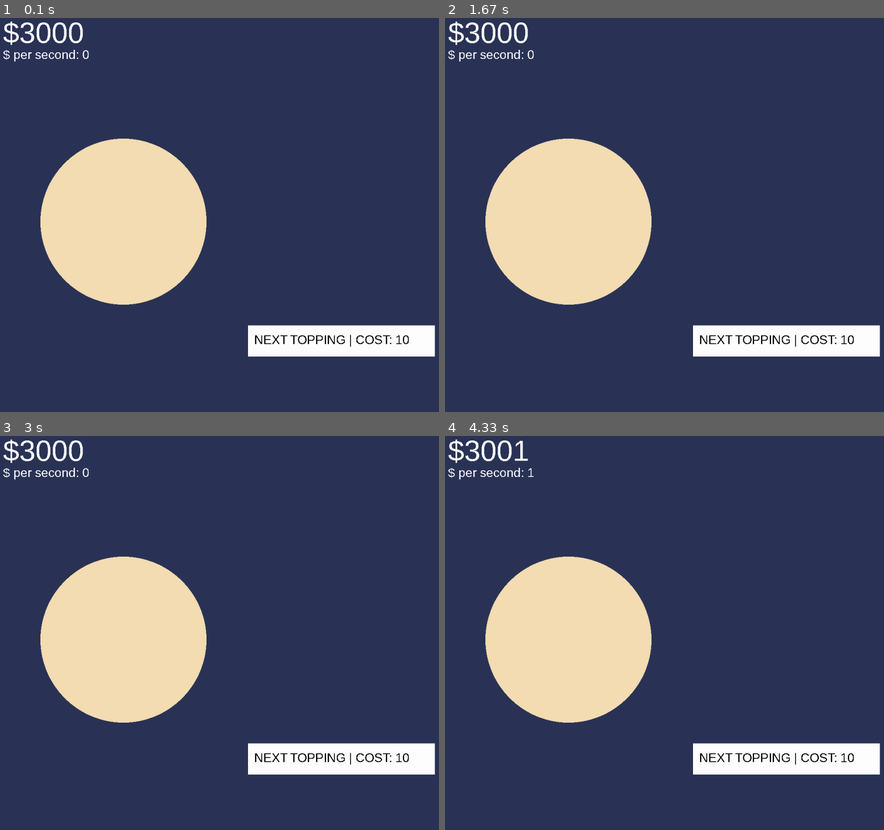
Above: before the commit, frames 1-4 (two rows, left to right).
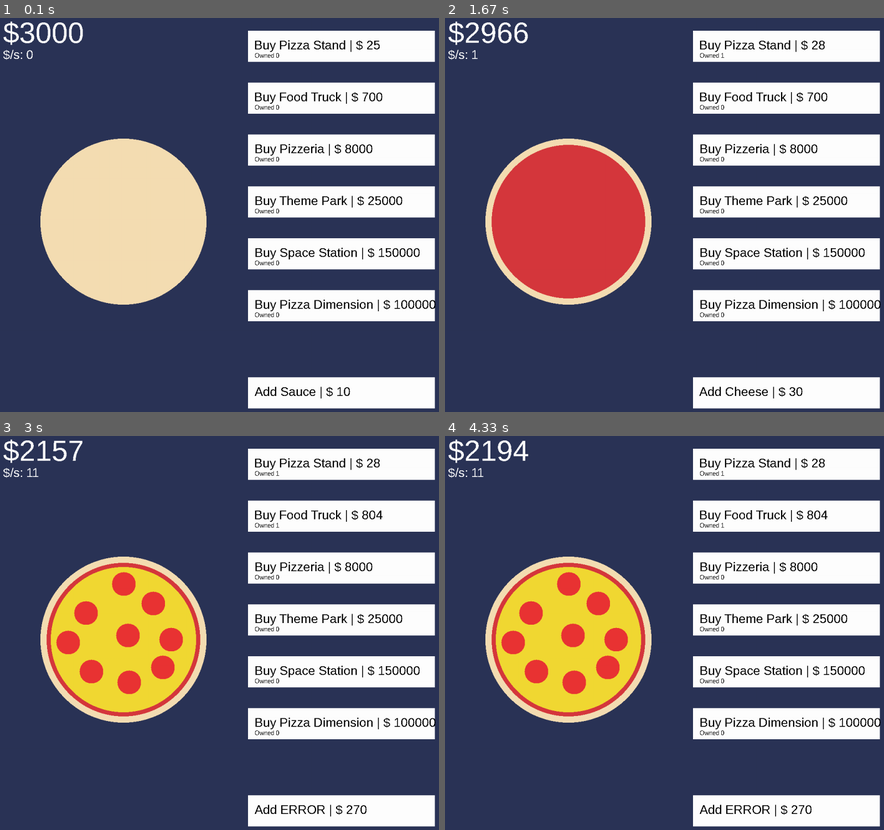
Above: after the commit, the same moments.

Repository: my-dimons/Genius-Hour-2024-Pygame
Game: pygame game, started from games/pizza-clicker/pizza_clicker.py
The game is run twice, just before and just after one commit, with the same random seed, the same clock (stepped at 60 frames per second) and the same inputs.
Inputs (mouse positions are in pixels of both pictures, inside the frame that each line leads up to):
- Up to frame 1 (0.1 s): no input
- Up to frame 2 (1.67 s): click (787, 45) at 0.38 s, where only the run after the commit has a clickable "Owned 0"; click (787, 392) at 0.72 s, where only the run after the commit has a clickable "Add Sauce | $ 10"; click (787, 148) at 1.05 s, where only the run after the commit has a clickable "Owned 0"; click (752, 258) at 1.38 s
- Up to frame 3 (3 s): click (259, 499) at 1.72 s; click (342, 810) at 2.05 s, where only the run after the commit has a clickable "Add Cheese | $ 30"; click (342, 810) at 2.38 s, where only the run after the commit has a clickable "Add Pepperoni | $ 90"; click (346, 609) at 2.72 s
- Up to frame 4 (4.33 s): click (532, 680) at 3.55 s; click (866, 719) at 3.88 s; click (787, 810) at 4.22 s, where only the run after the commit has a clickable "Add ERROR | $ 270"

The runs differ from the first frame. In frame 1, 27% of the frame differs, in the area x 2-100%, y 3-100%; in frame 2, 38%; in frame 3, 38%, in the area x 2-100%, y 1-100%; in frame 4, 38%.

Commit message:
added $/s buildings

Diff:
--- a/games/pizza-clicker/pizza_clicker.py
+++ b/games/pizza-clicker/pizza_clicker.py
@@ -19,27 +19,53 @@
 PIZZA_RADIUS = 200 #SCALABLE
 PIZZA_POS = WIDTH/4, HEIGHT/2
 
-#UPGRADES
+#BUTTONS
+BUTTON_WIDTH = 450
+BUTTON_HEIGHT = 75
+# upgrades
 MULTIPLIER_ADD = 1
-UPGRADE_COST = 10
-UPGRADE_COST_INCREASE = 1.75
-UPGRADE_WIDTH = 450
-UPGRADE_HEIGHT = 75
+UPGRADE_COST = 50
+UPGRADE_COST_INCREASE = 3
+
+#$/S BUILDINGS
+BUILDING_PRICE_INCREASE = 1.15
+# pizza stand
+PIZZA_STAND_BASE_PRICE = 25
+PIZZA_STAND_BUTTON = pygame.Rect(WIDTH/2, HEIGHT/8 * 0 + 40, BUTTON_WIDTH, BUTTON_HEIGHT)
+# food truck
+FOOD_TRUCK_BASE_PRICE = 700
+FOOD_TRUCK_BUTTON = pygame.Rect(WIDTH/2, HEIGHT/8 * 1 + 40, BUTTON_WIDTH, BUTTON_HEIGHT)
+# pizzeria
+PIZZERIA_BASE_PRICE = 8000
+PIZZERIA_BUTTON = pygame.Rect(WIDTH/2, HEIGHT/8 * 2 + 40, BUTTON_WIDTH, BUTTON_HEIGHT)
+# theme park
+THEME_PARK_BASE_PRICE = 25000
+THEME_PARK_BUTTON = pygame.Rect(WIDTH/2, HEIGHT/8 * 3 + 40, BUTTON_WIDTH, BUTTON_HEIGHT)
+# space station
+SPACE_STATION_BASE_PRICE = 150000
+SPACE_STATION_BUTTON = pygame.Rect(WIDTH/2, HEIGHT/8 * 4 + 40, BUTTON_WIDTH, BUTTON_HEIGHT)
+# pizza dimension
+PIZZA_DIMENSION_BASE_PRICE = 100000
+PIZZA_DIMENSION_BUTTON = pygame.Rect(WIDTH/2, HEIGHT/8 * 5 + 40, BUTTON_WIDTH, BUTTON_HEIGHT)
 
 #TOPPINGS
+# sauce
 SAUCE_RADIUS = PIZZA_RADIUS - 15
+# cheese
 CHEESE_RADIUS = PIZZA_RADIUS - 25
-
+# pepperoni
 PEPPERONI_SIZE = 3.5
 PEPPERONI_DIMENSIONS = PIZZA_RADIUS/PEPPERONI_SIZE
 TOPPING_VARIANCE = 18
 PEPPERONI_IMAGE = pygame.image.load(os.path.join('games', 'pizza-clicker', 'assets', 'pepperoni.png'))
 PEPPERONI = pygame.transform.scale(PEPPERONI_IMAGE, (PEPPERONI_DIMENSIONS, PEPPERONI_DIMENSIONS))
+# mushrooms
+#nothin here yet
 
 SAUCE_UNLOCKED = False
 CHEESE_UNLOCKED = False
 PEPPERONI_UNLOCKED = False
-
+MAX_TOPPINGS = 3 # count all the toppings
 
 
 #CURRANCY
@@ -52,8 +78,37 @@
 pygame.display.set_caption("work pls")
 
 def main():
+    get_global_buildings()
     # Calculate all the topping variation
     pepperoni_variation = calculate_topping_variation()
+
+    # Buildings
+    building_buttons = [(PIZZA_STAND_BUTTON, "Pizza Stand"),
+                 (FOOD_TRUCK_BUTTON, "Food Truck"),
+                 (PIZZERIA_BUTTON, "Pizzeria"),
+                 (THEME_PARK_BUTTON, "Theme Park"),
+                 (SPACE_STATION_BUTTON, "Space Station"),
+                 (PIZZA_DIMENSION_BUTTON, "Pizza Dimension")]
+    #Building Variables
+    pizza_stands_owned = 0
+    pizza_stand_price = PIZZA_STAND_BASE_PRICE
+    pizza_stand_money = 1
+    food_trucks_owned = 0
+    food_truck_price = FOOD_TRUCK_BASE_PRICE
+    food_truck_money = 10
+    pizzerias_owned = 0
+    pizzeria_price = PIZZERIA_BASE_PRICE
+    pizzeria_money = 50
+    theme_parks_owned = 0
+    theme_park_price = THEME_PARK_BASE_PRICE
+    theme_park_money = 350
+    space_stations_owned = 0
+    space_station_price = SPACE_STATION_BASE_PRICE
+    space_station_money = 1500
+    pizza_dimensions_owned = 0
+    pizza_dimension_price = PIZZA_DIMENSION_BASE_PRICE
+    pizza_dimension_money = 4000
+    #Building Variables
 
     # Money
     money = 3000
@@ -65,12 +120,12 @@
     # Pizza
     toppings_unlocked = 0
     pizza = pygame.draw.circle(WIN, BROWN, PIZZA_POS, PIZZA_RADIUS)
-    upgrade_multiplier = pygame.Rect(WIDTH/2, HEIGHT - HEIGHT/4, UPGRADE_WIDTH, UPGRADE_HEIGHT)
+    upgrade_multiplier_button = pygame.Rect(WIDTH/2, HEIGHT - HEIGHT/8, BUTTON_WIDTH, BUTTON_HEIGHT)
 
     # Font
     font = pygame.font.SysFont('Arial', 70)
     small_font = pygame.font.SysFont('Arial', 30)
-
+    super_small_font = pygame.font.SysFont('Arial', 15)
     # Timers
     money_per_second_interval = 1000 # 1 seconds
     money_per_second_timer = pygame.USEREVENT + 1
@@ -97,8 +152,8 @@
                     print("---MONEY---")
 
                 # Upgrade clicking
-                if upgrade_multiplier.collidepoint(mouse_pos):
-                    if(money >= multiplier_cost):
+                if upgrade_multiplier_button.collidepoint(mouse_pos):
+                    if money >= multiplier_cost and toppings_unlocked < MAX_TOPPINGS:
                         money_muliplier *= 2.5
                         money -= int(multiplier_cost)
 
@@ -113,30 +168,80 @@
                         print("")
                         print("---MULTIPLIER---")
                     else:
-                        print("ERROR, NOT ENOUGH MONEY")
+                        print("ERROR, NOT ENOUGH MONEY/MAX UPGRADES")
+                # Buy $/s building
+                if building_buttons[0][0].collidepoint(mouse_pos):
+                    pizza_stands_owned, pizza_stand_price, money = buy_building(pizza_stands_owned, pizza_stand_price, money)
+                if building_buttons[1][0].collidepoint(mouse_pos):
+                    food_trucks_owned, food_truck_price, money = buy_building(food_trucks_owned, food_truck_price, money)
+                if building_buttons[2][0].collidepoint(mouse_pos):
+                    pizzerias_owned, pizzeria_price, money = buy_building(pizzerias_owned, pizzeria_price, money)
+                if building_buttons[3][0].collidepoint(mouse_pos):
+                    theme_parks_owned, theme_park_price, money = buy_building(theme_parks_owned, theme_park_price, money)
+                if building_buttons[4][0].collidepoint(mouse_pos):
+                    space_stations_owned, space_station_price, money = buy_building(space_stations_owned, space_station_price, money)
+                if building_buttons[5][0].collidepoint(mouse_pos):
+                    pizza_dimensions_owned, pizza_dimension_price, money = buy_building(pizza_dimensions_owned, pizza_dimension_price, money)
+                money_per_second = calculate_money_per_second(pizza_stands_owned,
+                                                              pizza_stand_money,
+                                                              food_trucks_owned,
+                                                              food_truck_money,
+                                                              pizzerias_owned,
+                                                              pizzeria_money,
+                                                              theme_parks_owned,
+                                                              theme_park_money,
+                                                              space_stations_owned,
+                                                              space_station_money,
+                                                              pizza_dimensions_owned,
+                                                              pizza_dimension_money)
 
             # Calculates the money per second
             elif event.type == money_per_second_timer:
-                money_per_second = money_per_second_count # (var changes when money is added)
-                money_per_second_count = 0
-                print("MONEY PER SECOND: " + str(money_per_second))
+                money += money_per_second
 
             if event.type == pygame.QUIT:
                 run = False
         # Text
+        money_per_second_text = small_font.render('$/s: ' + str(int(money_per_second)), False, WHITE)
+
         money_text = font.render('$' + str(int(money)), False, WHITE)
-        money_per_second_text = small_font.render('$ per second: ' + str(int(money_per_second)), False, WHITE)
-        upgrade_text = small_font.render('NEXT TOPPING | COST: ' + str(int(multiplier_cost)), False, BLACK)
-
-        draw_window(money_text           ,
-                    upgrade_text         ,
-                    upgrade_multiplier   ,
-                    toppings_unlocked    ,
+        topping_upgrade_text = small_font.render('Add ' + next_topping(toppings_unlocked) + ' | $ ' + str(int(multiplier_cost)), False, BLACK)
+        building_buy_text = [small_font.render('Buy ' + building_buttons[0][1] + ' | $ ' + str(int(pizza_stand_price)), False, BLACK),
+                             small_font.render('Buy ' + building_buttons[1][1] + ' | $ ' + str(int(food_truck_price)), False, BLACK),
+                             small_font.render('Buy ' + building_buttons[2][1] + ' | $ ' + str(int(pizzeria_price)), False, BLACK),
+                             small_font.render('Buy ' + building_buttons[3][1] + ' | $ ' + str(int(theme_park_price)), False, BLACK),
+                             small_font.render('Buy ' + building_buttons[4][1] + ' | $ ' + str(int(space_station_price)), False, BLACK),
+                             small_font.render('Buy ' + building_buttons[5][1] + ' | $ ' + str(int(pizza_dimension_price)), False, BLACK)]
+        buildings_owned_text = [super_small_font.render('Owned ' + str(pizza_stands_owned) , False, BLACK),
+                                super_small_font.render('Owned ' + str(food_trucks_owned) , False, BLACK),
+                                super_small_font.render('Owned ' + str(pizzerias_owned) , False, BLACK),
+                                super_small_font.render('Owned ' + str(theme_parks_owned) , False, BLACK),
+                                super_small_font.render('Owned ' + str(space_stations_owned) , False, BLACK),
+                                super_small_font.render('Owned ' + str(pizza_dimensions_owned) , False, BLACK)]
+
+        draw_window(money_text,
+                    topping_upgrade_text,
+                    upgrade_multiplier_button,
+                    toppings_unlocked,
                     money_per_second_text,
-                    pepperoni_variation  )
-
-
-def draw_window(money_text, upgrade_text, upgrade_multiplier_button, toppings_unlocked, money_per_second, pepperoni_variation): #UPDATE DISPLAY
+                    pepperoni_variation,
+                    building_buy_text,
+                    building_buttons,
+                    buildings_owned_text)
+
+def buy_building(owned, price, money):
+    global BUILDING_PRICE_INCREASE
+    if money > price:
+        money -= price
+        price *= BUILDING_PRICE_INCREASE
+        owned += 1
+        print("BOUGHT BUILDING")
+        return owned, price, money
+    else:
+        print("NOT ENOUGH MONEY")
+        return owned, price, money
+
+def draw_window(money_text, upgrade_text, button, toppings_unlocked, money_per_second, pepperoni_variation, building_text, buildings, buildings_owned_text): #UPDATE DISPLAY
     WIN.fill(BACKGROUND_COLOR)
 
     # Render pizza with toppings
@@ -146,12 +251,63 @@
     WIN.blit(money_per_second, (10, 80))
     WIN.blit(money_text, (10, 5))
 
+    render_building_buttons(building_text, buildings_owned_text, buildings)
+
     # Render upgrade button
-    pygame.draw.rect(WIN, WHITE, pygame.Rect(upgrade_multiplier_button.x, upgrade_multiplier_button.y, upgrade_multiplier_button.width, upgrade_multiplier_button.height)) # upgrade button
-    upgrade_text_rect = upgrade_text.get_rect(center=(upgrade_multiplier_button.x + upgrade_text.get_rect().width/2 + 15, upgrade_multiplier_button.y + upgrade_text.get_rect().height)) # upgrade text
+    pygame.draw.rect(WIN, WHITE, pygame.Rect(button.x, button.y, button.width, button.height)) # upgrade button
+    upgrade_text_rect = upgrade_text.get_rect(center=(button.x + upgrade_text.get_rect().width/2 + 15, button.y + upgrade_text.get_rect().height)) # upgrade text
     WIN.blit(upgrade_text, upgrade_text_rect)
 
     pygame.display.update()
+
+# Calculates the $/s using all the bought buildings and multipliers
+def calculate_money_per_second(pizza_stands_owned,
+                                pizza_stand_money,
+                                food_trucks_owned,
+                                food_truck_money,
+                                pizzerias_owned,
+                                pizzeria_money,
+                                theme_parks_owned,
+                                theme_park_money,
+                                space_stations_owned,
+                                space_station_money,
+                                pizza_dimensions_owned,
+                                pizza_dimension_money):
+    money_per_second = ((pizza_stands_owned * pizza_stand_money) +
+                        (food_trucks_owned * food_truck_money) +
+                        (pizzerias_owned * pizzeria_money) +
+                        (theme_parks_owned * theme_park_money) +
+                        (space_stations_owned * space_station_money) +
+                        (pizza_dimensions_owned * pizza_dimension_money))
+    print("MONEY PER SECOND: " + str(money_per_second))
+    return money_per_second
+
+# Renders all the buttons for $/s buildings
+def render_building_buttons(text, owned, building_buttons):
+    get_global_buildings()
+    i = 0
+    for button in building_buttons:
+        pygame.draw.rect(WIN, WHITE, button[0])
+        text_rect = text[i].get_rect(center=(button[0].x + text[i].get_rect().width/2 + 15, button[0].y + text[i].get_rect().height))
+        owned_rect = owned[i].get_rect(center=(button[0].x + owned[i].get_rect().width/2 + 15, button[0].y + owned[i].get_rect().height + button[0].height/2 + 4))
+        WIN.blit(owned[i], owned_rect)
+        WIN.blit(text[i], text_rect)
+        i += 1
+    i = 0
+
+def get_global_buildings():
+    global PIZZA_STAND_BASE_PRICE
+    global PIZZA_STAND_BUTTON
+    global FOOD_TRUCK_BASE_PRICE
+    global FOOD_TRUCK_BUTTON
+    global PIZZERIA_BASE_PRICE
+    global PIZZERIA_BUTTON
+    global THEME_PARK_BASE_PRICE
+    global THEME_PARK_BUTTON
+    global SPACE_STATION_BASE_PRICE
+    global SPACE_STATION_BUTTON
+    global PIZZA_DIMENSION_BASE_PRICE
+    global PIZZA_DIMENSION_BUTTON
 
 def render_pizza(toppings_unlocked, pepperoni_variation):
     # PIZZA
@@ -171,14 +327,6 @@
     if toppings_unlocked >= 3:
         PEPPERONI_UNLOCKED = True
         render_variation_toppings(PIZZA_POS[0], PIZZA_POS[1], pepperoni_variation, PEPPERONI_DIMENSIONS)
-
-def clicked_circle(self, radius):
-    mouse_x, mouse_y = pygame.mouse.get_pos()
-    dx = mouse_x - self.centerx
-    dy = mouse_y - self.centery
-    distance = math.sqrt(dx*dx + dy*dy)
-    return distance <= radius
-
 # Uses an array of turples to calculate the individual amount of variance for a topping
 def calculate_topping_variation():
     i = 0
@@ -188,7 +336,6 @@
         i += 1
 
     return variance
-
 # CHANGE THIS FORMAT FROM CIRCLES -> IMAGES
 def render_variation_toppings(x_pos, y_pos, variation, dimensions):
     x = 0 # doesn't do anything, just a filler for the pepperoni dimensions
@@ -212,7 +359,23 @@
         rect.x -= dimensions/2
         rect.y -= dimensions/2
         WIN.blit(PEPPERONI, rect)
-
+# Get the next topping in the form of a string
+def next_topping(toppings_unlocked):
+    global MAX_TOPPINGS
+    next_topping = toppings_unlocked + 1
+    topping = ""
+
+    match next_topping:
+        case 1:
+            topping = "Sauce"
+        case 2:
+            topping = "Cheese"
+        case 3:
+            topping = "Pepperoni"
+        case _:
+            topping = "ERROR"
+
+    return topping
 # For fun
 def grow_pizza(increment):
     global PIZZA_RADIUS
@@ -226,10 +389,35 @@
 
     PEPPERONI_DIMENSIONS = PIZZA_RADIUS/7.5
 
+def clicked_circle(self, radius):
+    mouse_x, mouse_y = pygame.mouse.get_pos()
+    dx = mouse_x - self.centerx
+    dy = mouse_y - self.centery
+    distance = math.sqrt(dx*dx + dy*dy)
+    return distance <= radius
+
 if __name__ == "__main__":
     main()
 
 # TODO
 # (CHANGE) Center money text
 # (ADD)    MORE TOPPINGS
-# (ADD)    Money per second buildings
+# (ADD)    Text below the buy building text that shows how many buildings you own
+
+# TOPPINGS LIST
+# Mushrooms
+# Olives
+# Tomatoes
+# Spinach
+# Pineapple
+# Basil
+# Garlic
+# Shrimp
+
+# BUILDINGS LIST
+# Pizza Stand
+# Food Truck
+# Pizzeria
+# Theme Park
+# Space Station
+# Pizza Dimension
